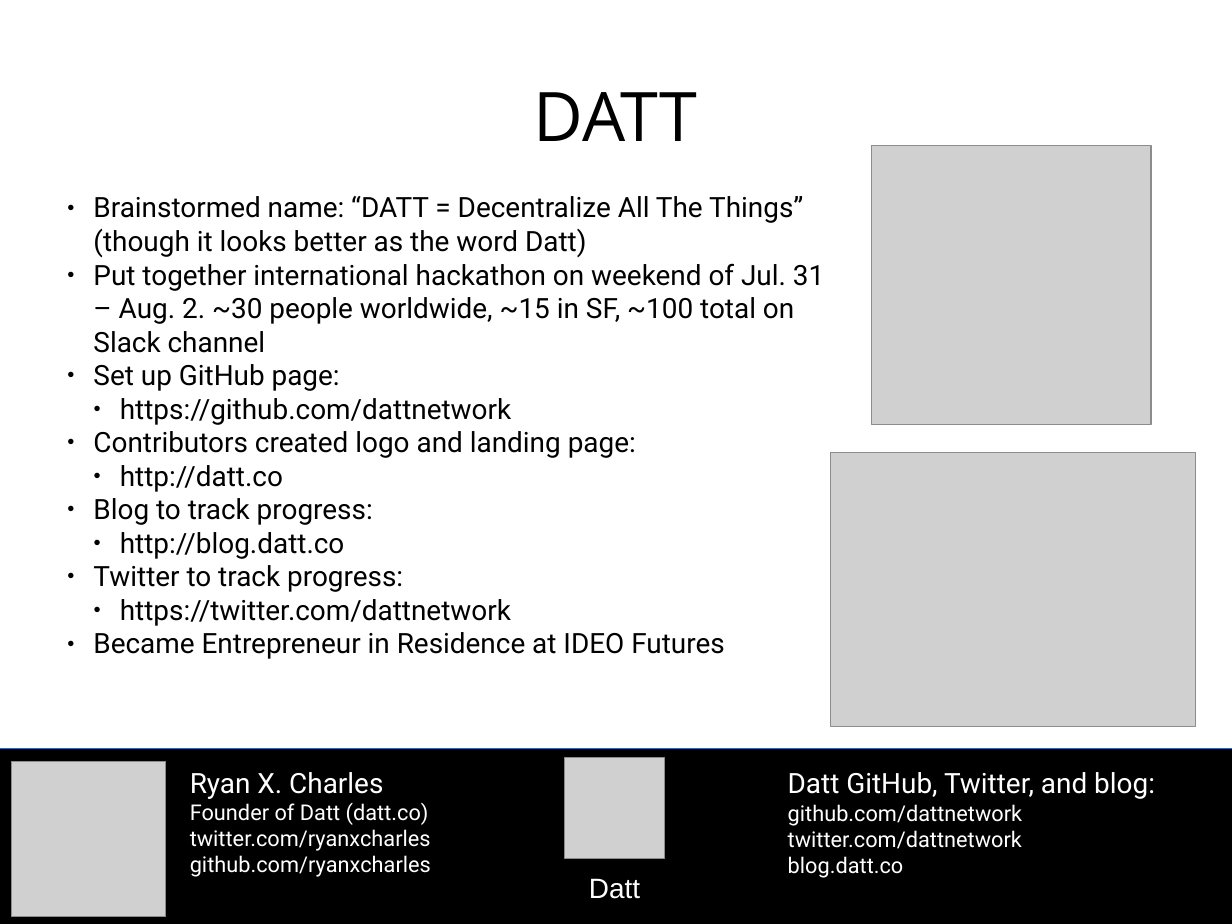
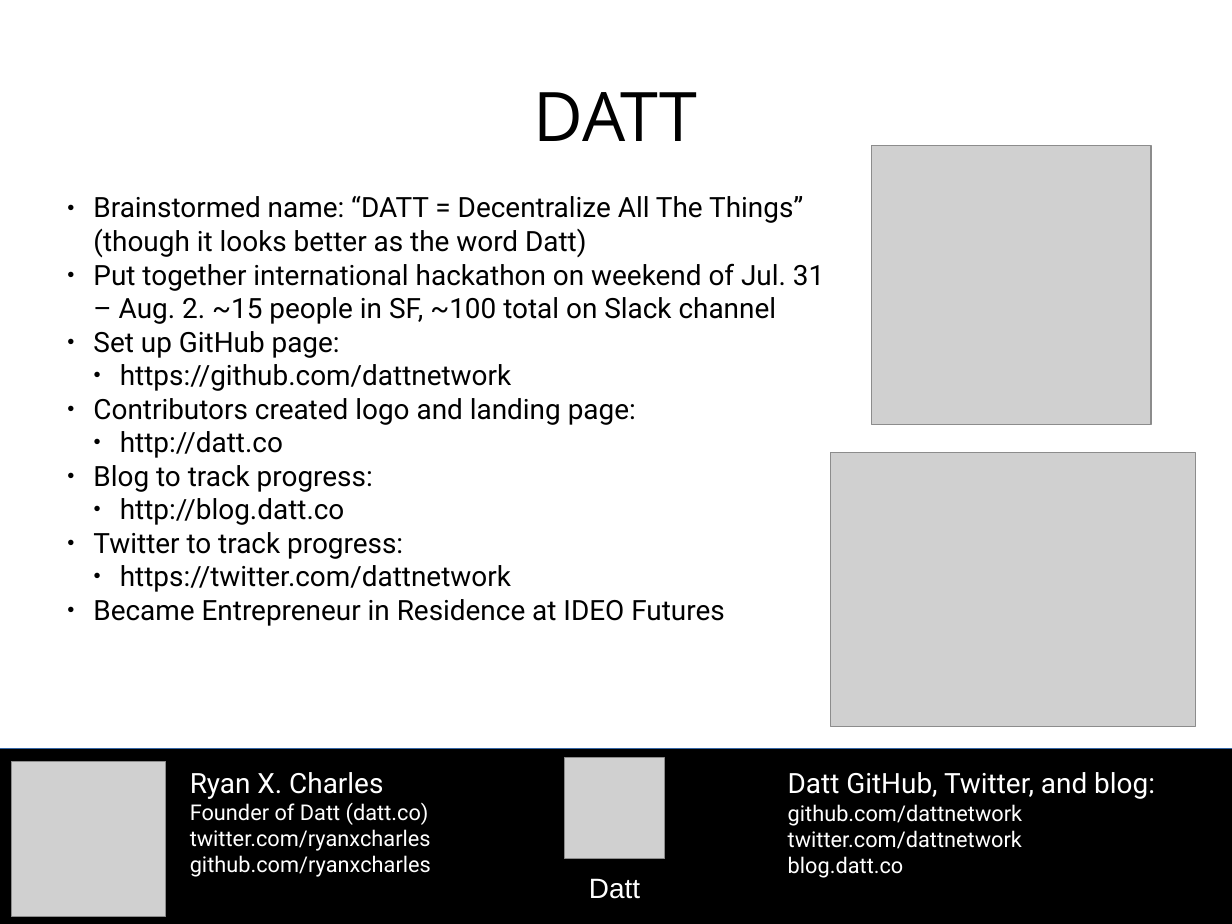
Before and after one commit to moneybutton/yours-core, a slide deck: slide 7 of archive/2015-10-27-datt-sf-bitcoin-social.odp. Drawn at 1232x924 pixels with LibreOffice and Linux fonts; fonts in the diff are those of the drawing; grey boxes stand for pictures. Boxes give left, top, right and bottom in pixels: in the first picture for what was removed or moved away, otherwise in the second. Text is boxed around its words. In the diff, an @@ line names an element or a change of style, - is before the commit and + after.

Commit message:
more minor updates to presentation

```diff
--- a/archive/2015-10-27-datt-sf-bitcoin-social.odp
+++ b/archive/2015-10-27-datt-sf-bitcoin-social.odp
@@ subtitle at [93, 263, 824, 324]: text changed @@
-● Put together international hackathon on weekend of Jul. 31 – Aug. 2. ~30 people worldwide, ~15 in SF, ~100 total on Slack channel
+● Put together international hackathon on weekend of Jul. 31 – Aug. 2. ~15 people in SF, ~100 total on Slack channel
```
Also in this commit, not shown: 3 other slides changed, 1 other file.
